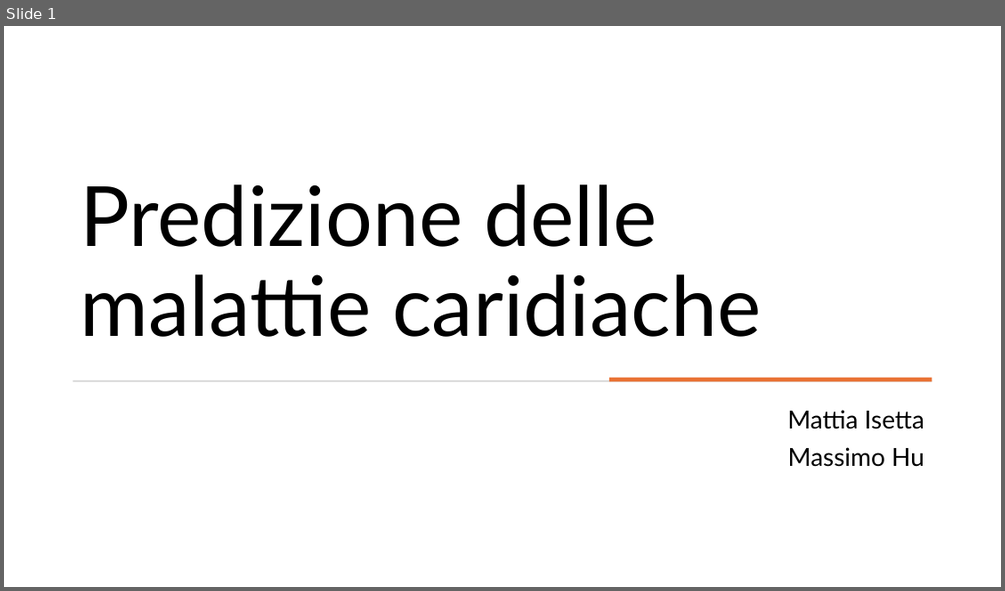
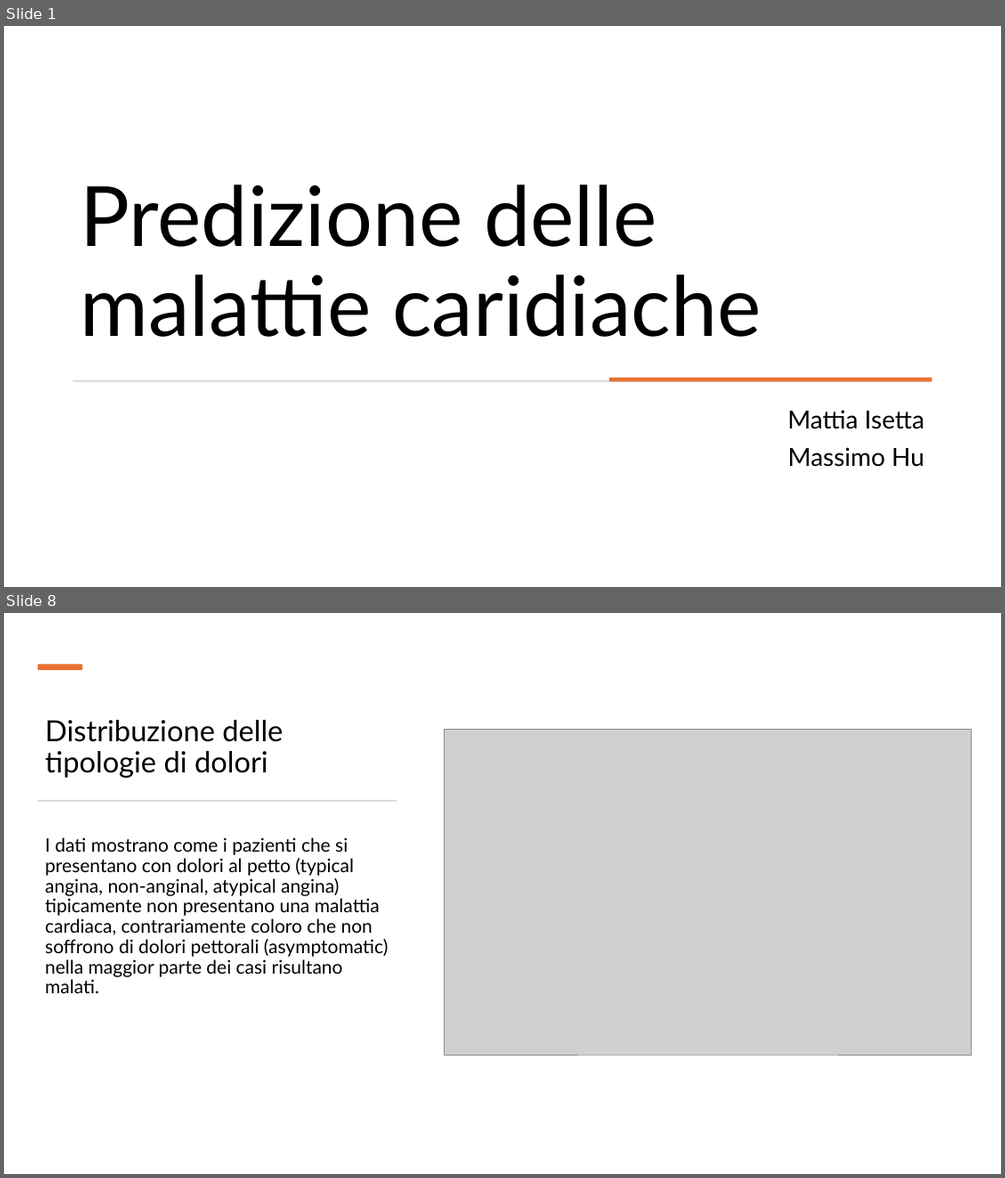
Before and after one commit to mattiaise/scientific-visualization, a slide deck: presentazione/presentazione.pptx. Shown one above the other, each under a label of ours: slide 1 before the commit, slides 1 and 8 after it; the slides between them are not shown. The pictures are 1005x591 and 1005x1178 pixels, drawn with LibreOffice and Linux fonts; fonts in the diff are those of the drawing; grey boxes stand for pictures. Boxes give left, top, right and bottom in pixels: in the first picture for what was removed or moved away, otherwise in the second. Text is boxed around its words. In the diff, an @@ line names an element or a change of style, - is before the commit and + after.

```diff
--- a/presentazione/presentazione.pptx
+++ b/presentazione/presentazione.pptx
@@ slide 8 added at box(4, 613, 1001, 1174), background #FFFFFF @@
@@ rectangle added at box(38, 664, 82, 670), fill #E97132 @@
@@ title added at box(45, 720, 283, 778), 28 pt, text #000000 @@
+Distribuzione delle tipologie di dolori
@@ picture added at box(445, 730, 971, 1055) @@
@@ rectangle added at box(38, 800, 396, 802), fill #D5D5D5 @@
@@ text added at box(45, 837, 388, 993), 18 pt, text #000000 @@
+I dati mostrano come i pazienti che si presentano con dolori al petto (typical angina, non-anginal, atypical angina) tipicamente non presentano una malattia cardiaca, contrariamente coloro che non soffrono di dolori pettorali (asymptomatic) nella maggior parte dei casi risultano malati.
```
Also in this commit, not shown: 17 other slides added, 1 slide removed.
